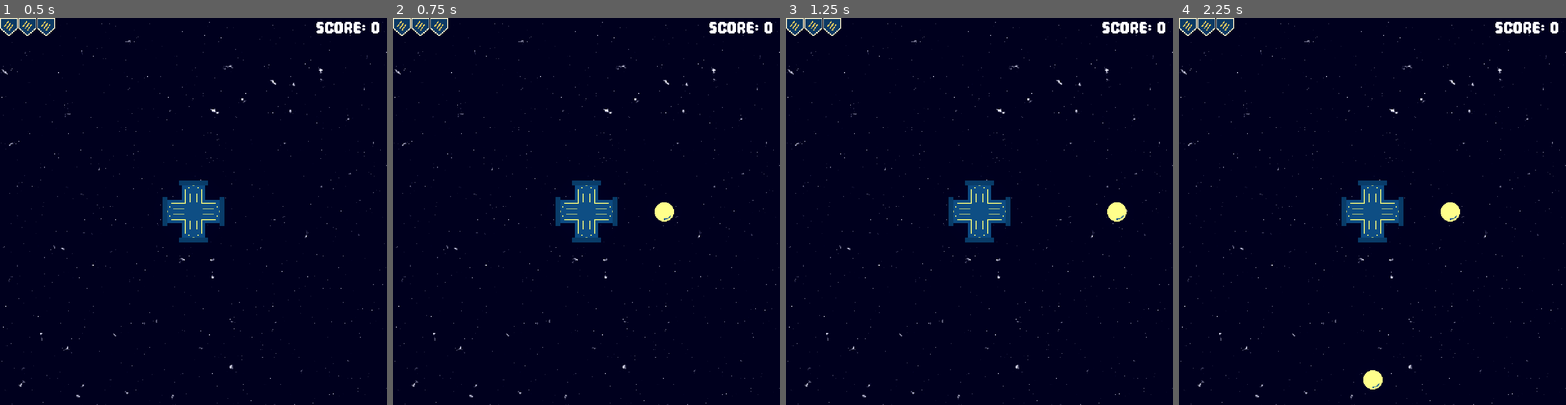
Above: before the commit, frames 1-4 (left to right).
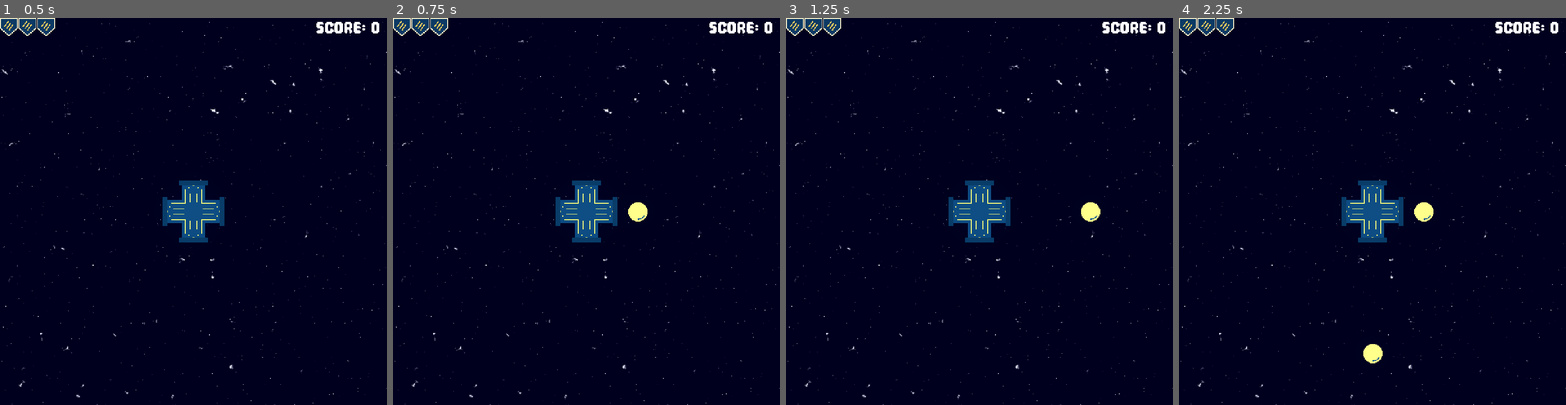
Above: after the commit, the same moments.

Repository: skain/incremental-outpost
Game: Godot game, scene res://scenes/main.tscn
Two runs of this game, one before a commit and one after it. Both use one fixed random seed, a clock stepped at 60 frames per second and the inputs below.
Inputs:
- Up to frame 1 (0.5 s): no input
- Up to frame 2 (0.75 s): tap Enter (start_game) at 0.5 s; hold Right (fire_right) from 0.53 s (still down); hold Enter (start_game) from 0.53 s (still down)
- Up to frame 3 (1.25 s): keep holding Right (fire_right); keep holding Enter (start_game)
- Up to frame 4 (2.25 s): release Right (fire_right) at 1.28 s; release Enter (start_game) at 1.28 s; hold Down (fire_down) 1.28-2.03 s; tap Enter (start_game) at 1.35 s; hold Right (fire_right) from 2.03 s (still down); hold Enter (start_game) from 2.03 s (still down)

Frame 1 is identical in both runs. In frame 2, 0.4% of the frame differs, in the area x 60-73%, y 47-53%; in frame 3, 0.4%; in frame 4, 0.8%, in the area x 47-73%, y 47-96%.

Commit message:
remove player projectile offset

Diff:
--- a/default_bus_layout.tres
+++ b/default_bus_layout.tres
@@ -1,7 +1,6 @@
 [gd_resource type="AudioBusLayout" format=3 uid="uid://bifferrg6qgy1"]
 
 [resource]
-bus/0/mute = true
 bus/0/volume_db = 0.46499825
 bus/1/name = &"SoundFx"
 bus/1/solo = false
--- a/scripts/cannon.gd
+++ b/scripts/cannon.gd
@@ -37,12 +37,9 @@
 
 	var projectile: PlayerProjectile = PROJECTILE_SCENE.instantiate()
 	projectile_owner.add_child(projectile)
-	var start_position := global_position + (fire_direction * 25)
-	#print(start_position)
-	projectile.global_position =  start_position
+	projectile.global_position =  global_position
 	projectile.setup(fire_direction)
 	fire_audio_player.play()
-	#print("fired")
 
 	can_fire = false  # Prevent further firing
 	await get_tree().create_timer(fire_rate).timeout  # Wait for fire_rate seconds
